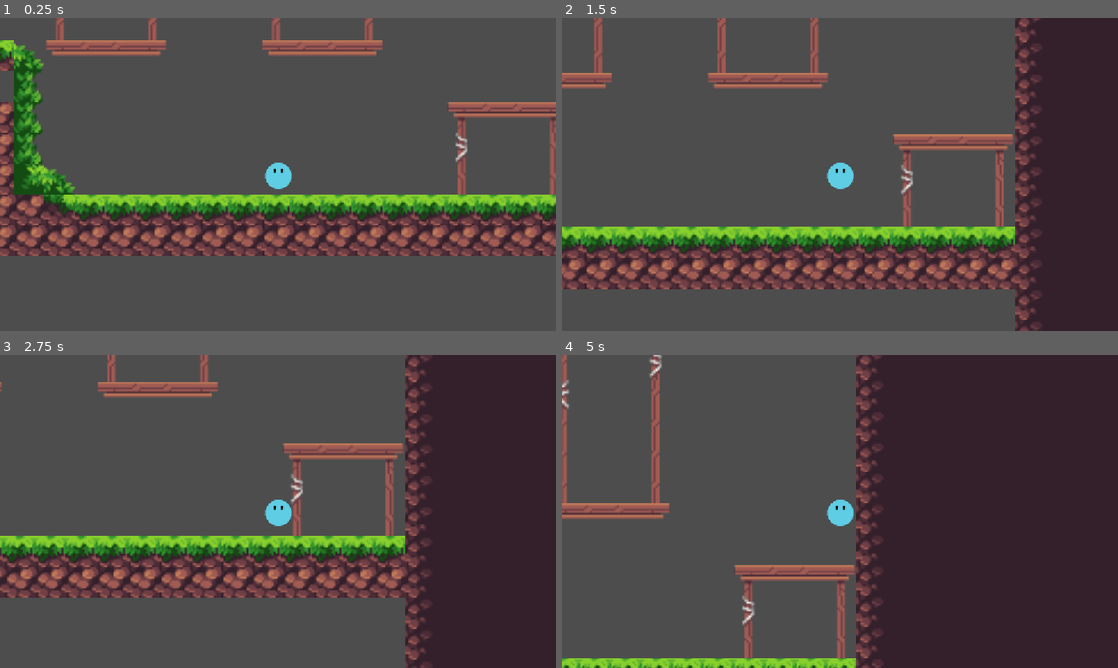
Above: before the commit, frames 1-4 (two rows, left to right).
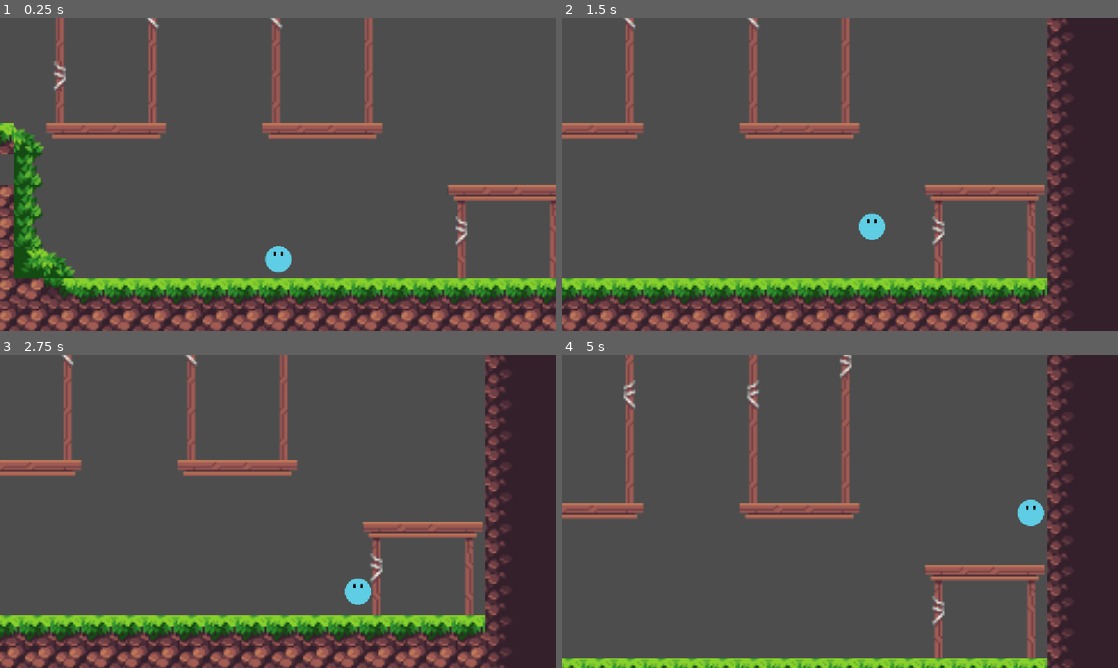
Above: after the commit, the same moments.

Repository: PolyRedd/shiny-fiesta
Game: Godot game, scene res://Scenes/node_2d.tscn
The game is run twice, just before and just after one commit, with the same random seed, the same clock (stepped at 60 frames per second) and the same inputs.
Inputs (mouse positions are in pixels of both pictures, inside the frame that each line leads up to):
- Up to frame 1 (0.25 s): no input
- Up to frame 2 (1.5 s): tap Enter (ui_accept) at 0.5, 0.77 s; move the mouse to (962, 158) at 0.52 s; hold Right (ui_right) 0.53-1.25 s; tap Keypad Enter at 0.6 s; click (962, 158) at 0.67 s; drag from (728, 190) to (812, 237) at 1.27 s
- Up to frame 3 (2.75 s): move the mouse to (333, 442) at 2.02 s; hold Left (ui_left) from 2.03 s (still down); tap Keypad Enter at 2.1 s
- Up to frame 4 (5 s): release Left (ui_left) at 2.75 s; drag from (812, 574) to (673, 464) at 2.77 s; move the mouse to (1006, 558) at 3.52 s; hold Right (ui_right) 3.53-4.25 s; tap Keypad Enter at 3.6 s; tap Enter (ui_accept) at 3.77 s; drag from (673, 464) to (756, 433) at 4.27 s

The runs differ from the first frame. In frame 1, 47% of the frame differs, in the area x 0-100%, y 0-100%; in frame 2, 41%; in frame 3, 47%, in the area x 0-92%, y 0-100%; in frame 4, 43%.

Commit message:
Camera fix

Diff:
--- a/Scenes/player.tscn
+++ b/Scenes/player.tscn
@@ -18,3 +18,5 @@
 shape = SubResource("CircleShape2D_hh5uf")
 
 [node name="Camera2D" type="Camera2D" parent="." unique_id=902114996]
+limit_right = 1300
+limit_bottom = 750
